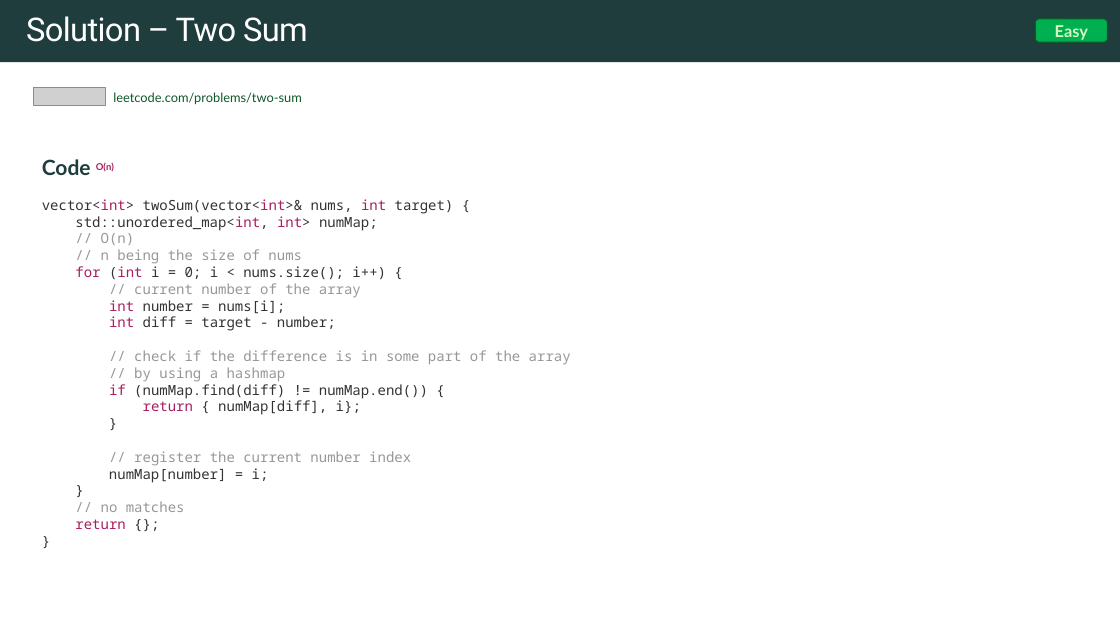
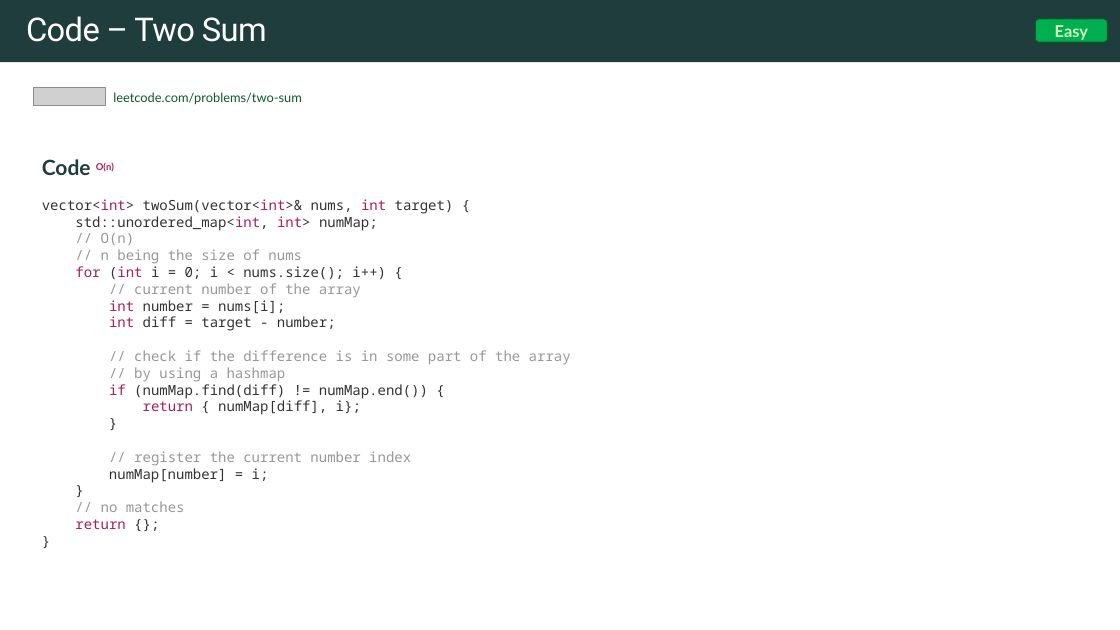
Before and after one commit to rfdavid/coding-interview-handbook-cpp, a slide deck: slide 12 of Algorithm and problem Solving Cheatsheet.pptm. Drawn at 1120x630 pixels with LibreOffice and Linux fonts; fonts in the diff are those of the drawing; grey boxes stand for pictures. Boxes give left, top, right and bottom in pixels: in the first picture for what was removed or moved away, otherwise in the second. Text is boxed around its words. In the diff, an @@ line names an element or a change of style, - is before the commit and + after.

```diff
--- a/Algorithm and problem Solving Cheatsheet.pptm
+++ b/Algorithm and problem Solving Cheatsheet.pptm
@@ title at bbox=[26, 16, 267, 42]: text changed @@
-Solution – Two Sum
+Code – Two Sum
```
Also in this commit, not shown: 6 other slides changed, 8 slides added, 11 other files.
